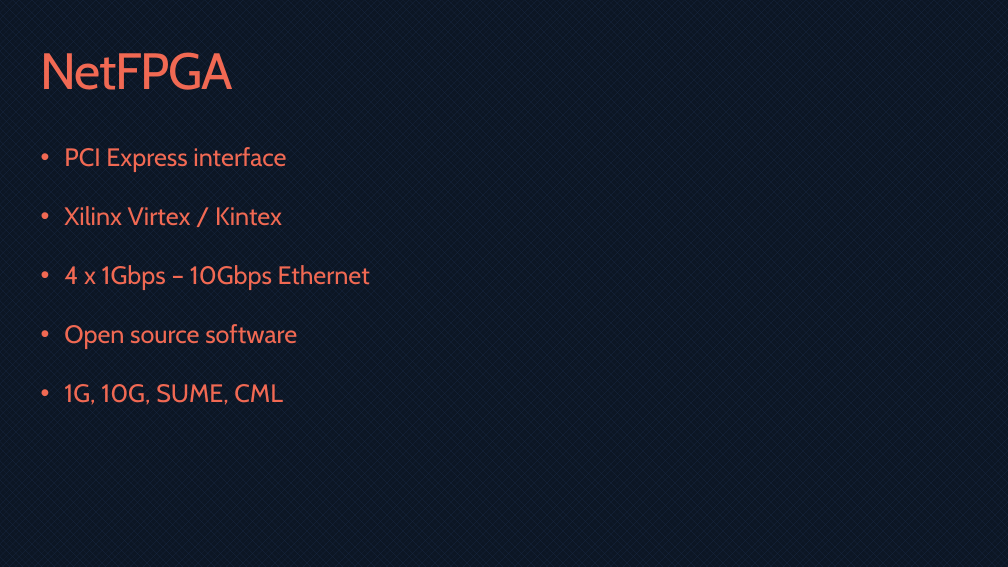
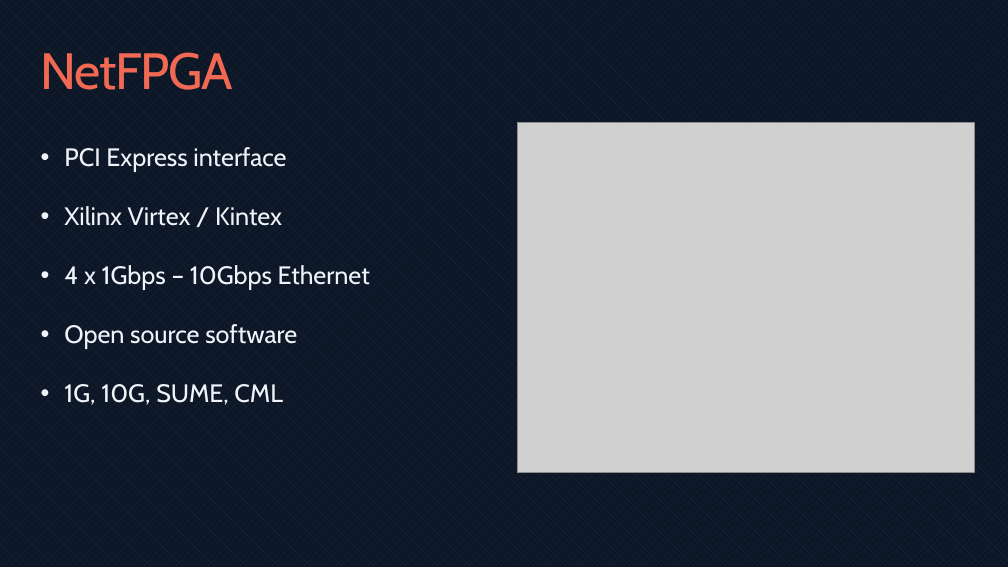
Before and after one commit to bmaximuml/CS351-Reports, a slide deck: slide 13 of Presentation/Network Switch Design on FPGAs.pptx (slide 8 before the commit). Drawn at 1008x567 pixels with LibreOffice and Linux fonts; fonts in the diff are those of the drawing; grey boxes stand for pictures. Boxes give left, top, right and bottom in pixels: in the first picture for what was removed or moved away, otherwise in the second. Text is boxed around its words. In the diff, an @@ line names an element or a change of style, - is before the commit and + after.

```diff
--- a/Presentation/Network Switch Design on FPGAs.pptx
+++ b/Presentation/Network Switch Design on FPGAs.pptx
@@ text "PCI Express interface" at (64,147,370,405): text colour #F16953 to #F0F4FA @@
@@ picture added at (517,123,975,473) @@
```
Also in this commit, not shown: 8 other slides changed, 7 slides added, 1 slide removed, 20 other files.
